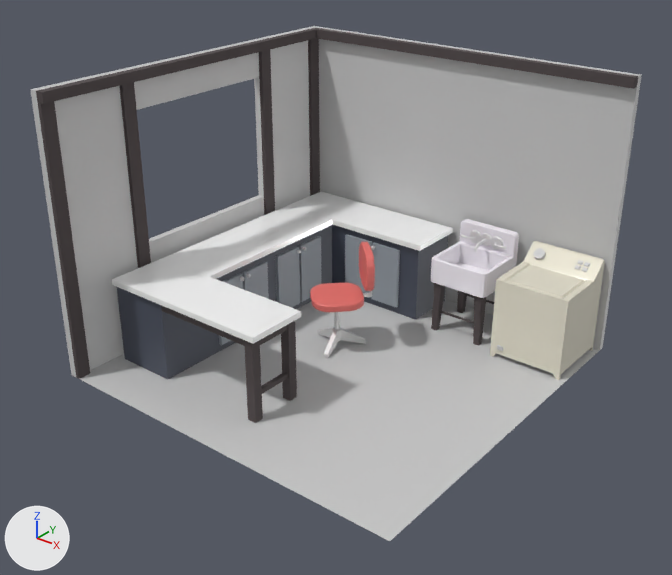
The glTF model pages/assets/gltf/room_1.glb as it was, and as the next commit left it.
Both versions are drawn from a camera (50 mm lens) standing at (5.3, -6.81, 5.06) and looking at (0.04, -0.23, 0.99). Every picture has the same lights, and +X, +Y and +Z are marked at lower left. Where no turn or scale is listed for an object, it has been applied to the vertices. Vertices at the same position are counted once.

Objects in the first picture: 'Base.001', 'Cabinets1', 'Cabinets2', 'Cabinets3', 'Casing1', 'Casing2', 'Casing3', 'Casing4', 'CrownMould', 'DeskLegInner', 'DeskLegOuter', 'DeskTop', 'MouldingEdge', 'MouldingOuter', 'Room', 'SinkBody', 'Support', 'WashingMachineBody'.
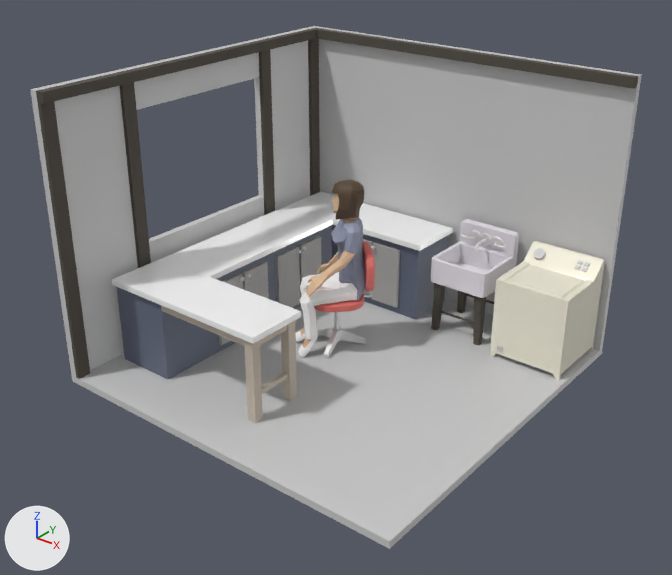
Commit message: finish room for now

The change, as a list of edits to the scene's bpy script:
```text
Change mat_darkestblue:
    mat_darkestblue.base_color: (0.0668, 0.0775, 0.109) -> (0.126, 0.148, 0.21)  # dark blue #494f5d -> blue #636b7e
Change mat_darkerblue:
    mat_darkerblue.base_color: (0.314, 0.35, 0.39) -> (0.434, 0.423, 0.407)  # grey #98a0a8 -> grey #b0aeab
Change mat_pinkglossy:
    mat_pinkglossy.base_color: (0.975, 0.933, 1.0) -> (0.829, 0.794, 0.85)  # white #fcf7ff -> white #ebe6ed
Change me_plane_009:
    where me_plane_009.from_pydata(...)  # 8 vertices, 12 faces; spans x -0.05..0.05, y -0.05..0.05, z 0.0..0.905
    remove me_plane_009.materials.append(mat_wood)  # dark grey #4e4647
    add me_plane_009.materials.append(mat_lightwood)  # light grey #c5b9aa
Change me_plane_010:
    where me_plane_010.from_pydata(...)  # 8 vertices, 12 faces; spans x -0.05..0.05, y -0.05..0.05, z 0.0..0.905
    remove me_plane_010.materials.append(mat_wood)  # dark grey #4e4647
    add me_plane_010.materials.append(mat_lightwood)  # light grey #c5b9aa
Change me_plane_012:
    where me_plane_012.from_pydata(...)  # 8 vertices, 12 faces; spans x -1.15..0.025, y -0.025..0.025, z -0.104..0.0
    remove me_plane_012.materials.append(mat_wood)  # dark grey #4e4647
    add me_plane_012.materials.append(mat_lightwood)  # light grey #c5b9aa
Change me_plane_013:
    where me_plane_013.from_pydata(...)  # 8 vertices, 12 faces; spans x -0.025..0.025, y -0.01..0.451, z -0.104..0.0
    remove me_plane_013.materials.append(mat_wood)  # dark grey #4e4647
    add me_plane_013.materials.append(mat_lightwood)  # light grey #c5b9aa
Change me_plane_026:
    where me_plane_026.from_pydata(...)  # 8 vertices, 12 faces; spans x -0.025..0.025, y -0.41..0.0, z -0.025..0.025
    remove me_plane_026.materials.append(mat_wood)  # dark grey #4e4647
    add me_plane_026.materials.append(mat_lightwood)  # light grey #c5b9aa
Change me_plane_003:
    remove me_plane_003.from_pydata(...)  # 23 vertices, 46 faces; spans x -2.08..2.0, y -2.0..2.0, z 0.0..3.0
    add me_plane_003.from_pydata(...)  # 30 vertices, 64 faces; spans x -2.08..2.0, y -2.0..2.0, z -0.08..3.0
    me_plane_003 part 1
    2 faces are deleted
    2 vertices are added at (-2.08, -2.0, 0.0), (-2.08, -2.0, -0.08)
    5 new vertices lie (0.0, 0.0, -0.08) away from vertices in x -2.08..2.0, y -2.0..2.0, z 0.0
    20 new faces join them
Add ob_female_hairstyle_1:
    ob_female_hairstyle_1 = bpy.data.objects.new('Female_Hairstyle_1', me_cylinder_004)  # 190 vertices, 376 faces; spans x -0.178..0.174, y -0.182..0.166, z -0.19..0.19; in mat_material (brown #55422f)
    ob_female_hairstyle_1.location = (-0.25, 0.32, 1.71)
Add ob_female_sitting:
    ob_female_sitting = bpy.data.objects.new('Female_Sitting', me_cylinder_005)  # 680 vertices, 1356 faces; spans x -0.2..0.55, y -0.24..0.55, z -0.11..1.77; in mat_skin (beige #e0bc98), mat_shirt (grey #8f94aa), mat_pants (white #ffffff), mat_shoes (white #ffffff)
    ob_female_sitting.location = (-0.55, 0.0, 0.11)
```

Location of each change, (x1, y1, x2, y2) in pixels of the pictures (672 x 575 px):
'Room', reshaped
    before: (30, 26, 642, 541)
    after: (30, 26, 642, 549)
'Base.001', recoloured
    both: (117, 225, 448, 379)
'Female_Sitting', added
    after: (296, 193, 365, 357)
'SinkBody', recoloured (white to grey)
    both: (431, 219, 519, 298)
'Cabinets1', recoloured
    both: (345, 234, 400, 307)
'DeskLegOuter', recoloured
    both: (244, 340, 263, 423)
'DeskLegInner', recoloured
    both: (281, 321, 297, 401)
'Female_Hairstyle_1', added (brown)
    after: (332, 179, 364, 220)
'MouldingOuter', recoloured
    both: (161, 305, 244, 346)
'Support', recoloured
    both: (261, 372, 288, 394)
'MouldingEdge', recoloured
    both: (260, 325, 287, 345)
part 1 of me_plane_003, built on
    before: (80, 300, 600, 541)
    after: (72, 300, 603, 549)
